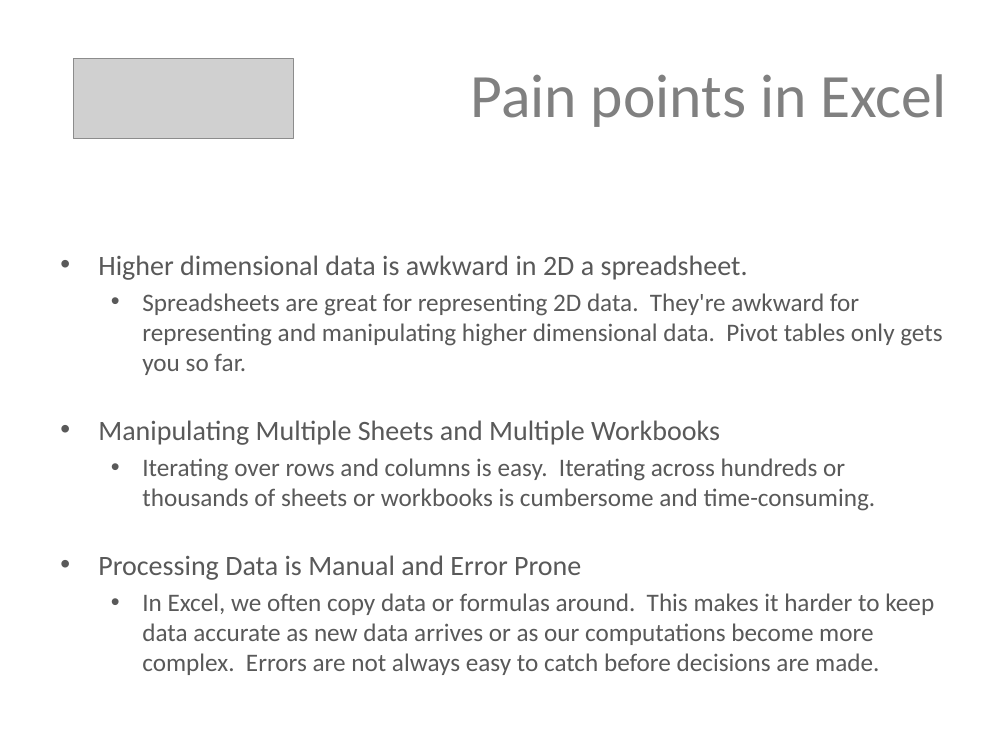
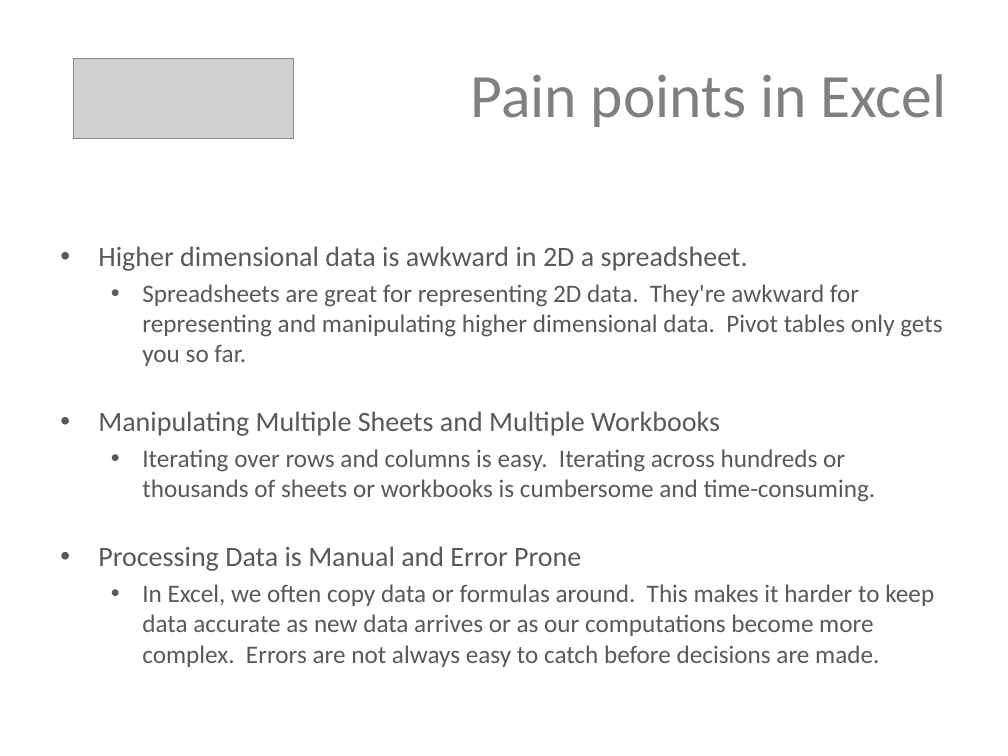
Before and after one commit to thedataincubator/excel-to-python, a slide deck: slide 2 of Excel Pain Points.pptx. Drawn at 1008x756 pixels with LibreOffice and Linux fonts; fonts in the diff are those of the drawing; grey boxes stand for pictures. Boxes give left, top, right and bottom in pixels: in the first picture for what was removed or moved away, otherwise in the second. Text is boxed around its words. In the diff, an @@ line names an element or a change of style, - is before the commit and + after.

```diff
--- a/Excel Pain Points.pptx
+++ b/Excel Pain Points.pptx
@@ text "Higher dimensional data is awkward ...": place and size @@
-text "Higher dimensional data is awkward ..." at <box>98,255,942,675</box>
+text "Higher dimensional data is awkward ..." at <box>98,246,942,667</box>
```
Also in this commit, not shown: 4 other slides changed, 1 other file.
